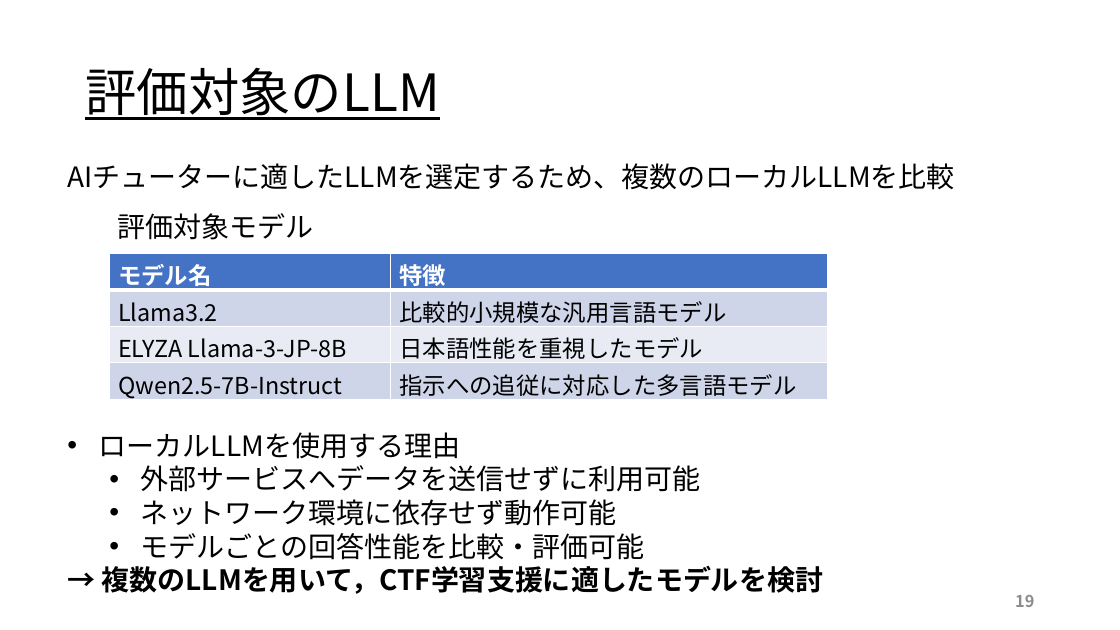
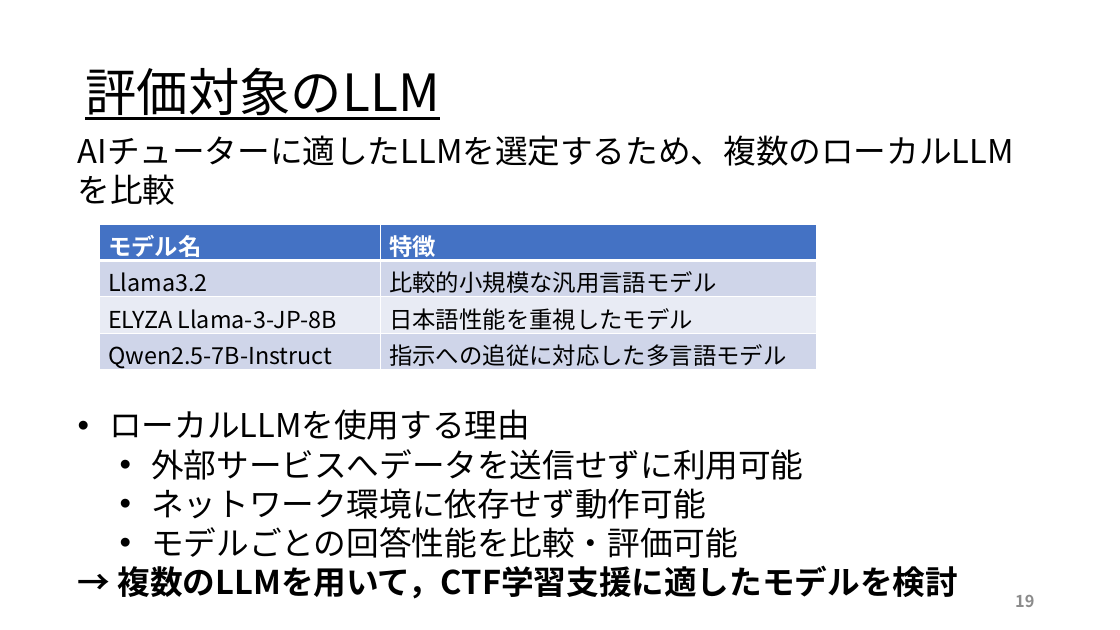
Before and after one commit to kuwaChang/kuwaCTF, a slide deck: slide 19 of 2026-10-15-j123109桑原光太朗.pptx. Drawn at 1120x630 pixels with LibreOffice and Linux fonts; fonts in the diff are those of the drawing. Boxes give left, top, right and bottom in pixels: in the first picture for what was removed or moved away, otherwise in the second. Text is boxed around its words. In the diff, an @@ line names an element or a change of style, - is before the commit and + after.

```diff
--- a/2026-10-15-j123109桑原光太朗.pptx
+++ b/2026-10-15-j123109桑原光太朗.pptx
@@ text "AIチューターに適したLLMを選定するため、複数のローカルLLMを比較": place and size @@
-text "AIチューターに適したLLMを選定するため、複数のローカルLLMを比較" at (67, 163, 955, 594)
+text "AIチューターに適したLLMを選定するため、複数のローカルLLMを比較" at (78, 135, 1014, 599)
@@ text "AIチューターに適したLLMを選定するため、複数のローカルLLMを比較" at (78, 135, 1014, 599): size 24 to 28 pt @@
@@ table: place and size @@
-table at (110, 254, 828, 404)
+table at (100, 224, 818, 375)
@@ text removed at (118, 213, 314, 240) @@
-評価対象モデル
```
Also in this commit, not shown: 10 other slides changed, 1 other file.
